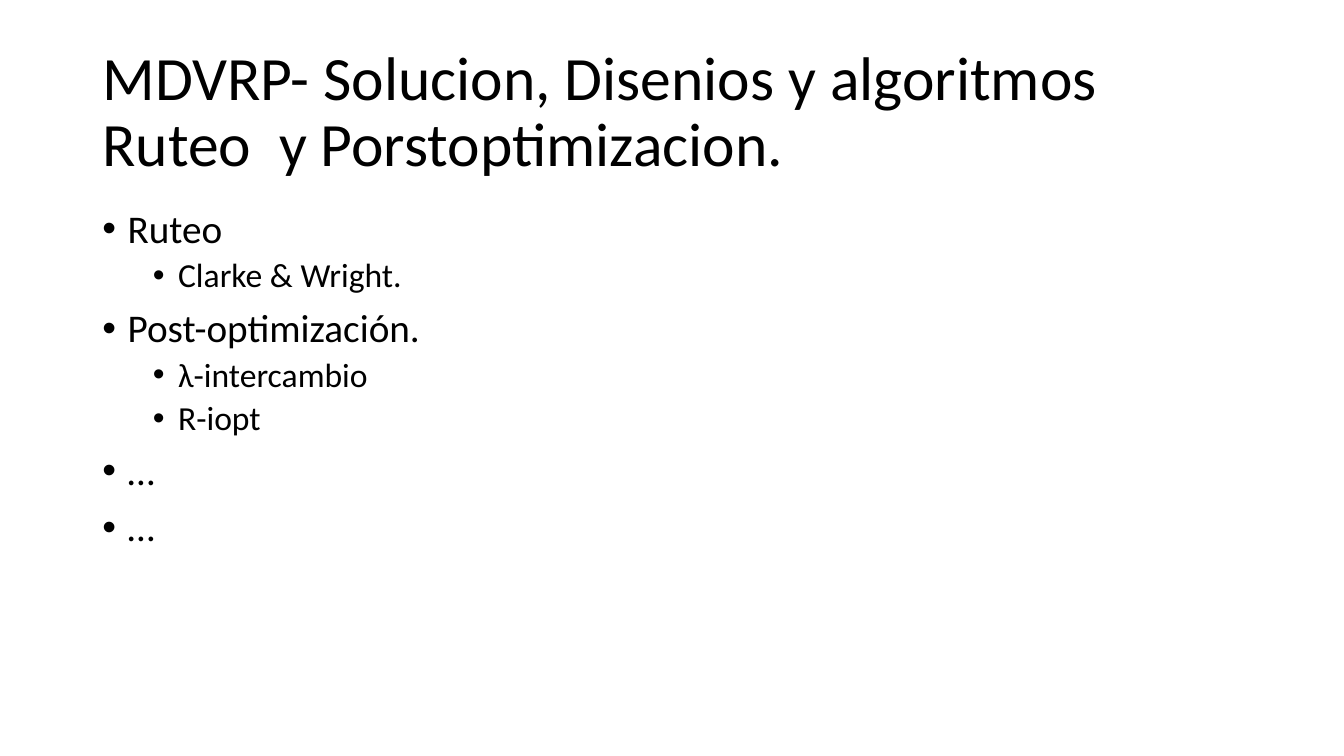
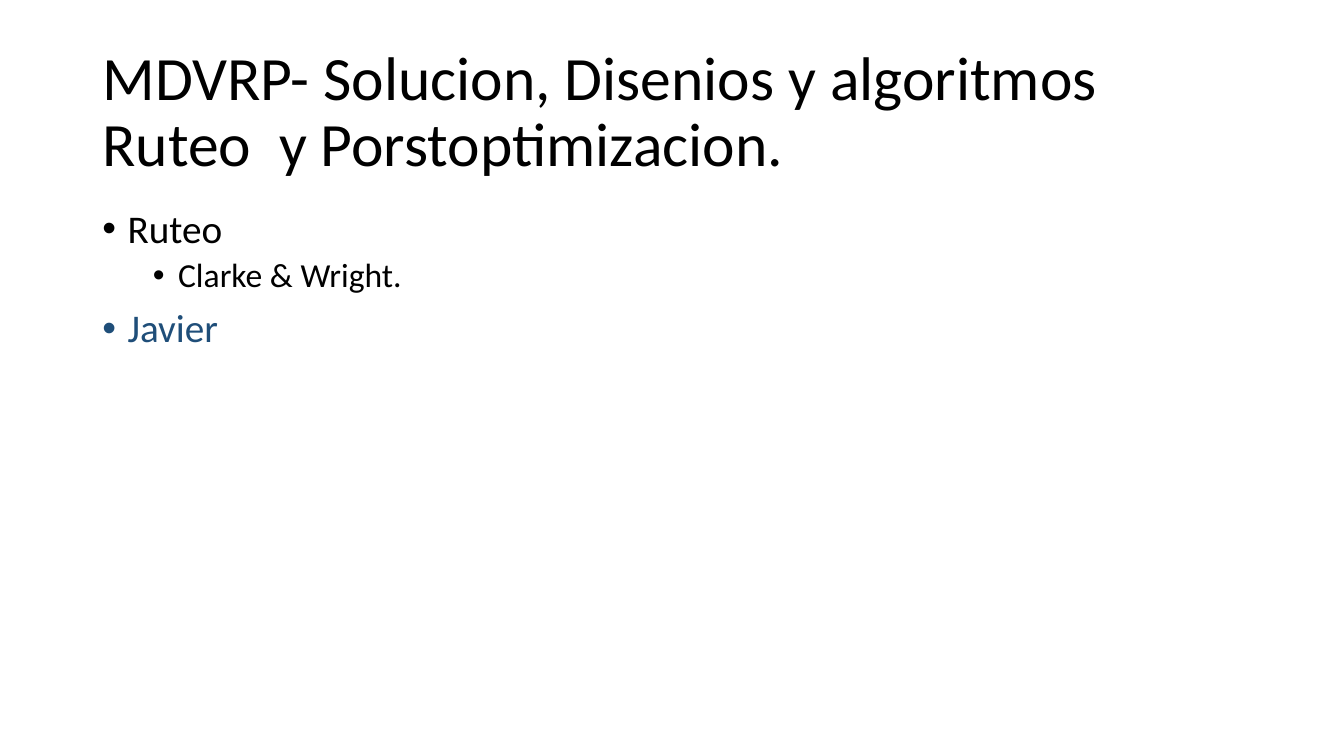
Before and after one commit to urubusale/proyvrp, a slide deck: slide 11 of Version/Documentación/MDVRP.pptx (slide 8 before the commit). Drawn at 1344x756 pixels with LibreOffice and Linux fonts; fonts in the diff are those of the drawing. Boxes give left, top, right and bottom in pixels: in the first picture for what was removed or moved away, otherwise in the second. Text is boxed around its words. In the diff, an @@ line names an element or a change of style, - is before the commit and + after.

```diff
--- a/Version/Documentación/MDVRP.pptx
+++ b/Version/Documentación/MDVRP.pptx
@@ text at box(128, 315, 218, 343): text changed; text colour #000000 to #1F4E79 @@
-• Post-optimización.
-  • λ-intercambio
-  • R-iopt
-• …
-• …
+• Javier
```
Also in this commit, not shown: 12 other slides changed, 6 slides added.
